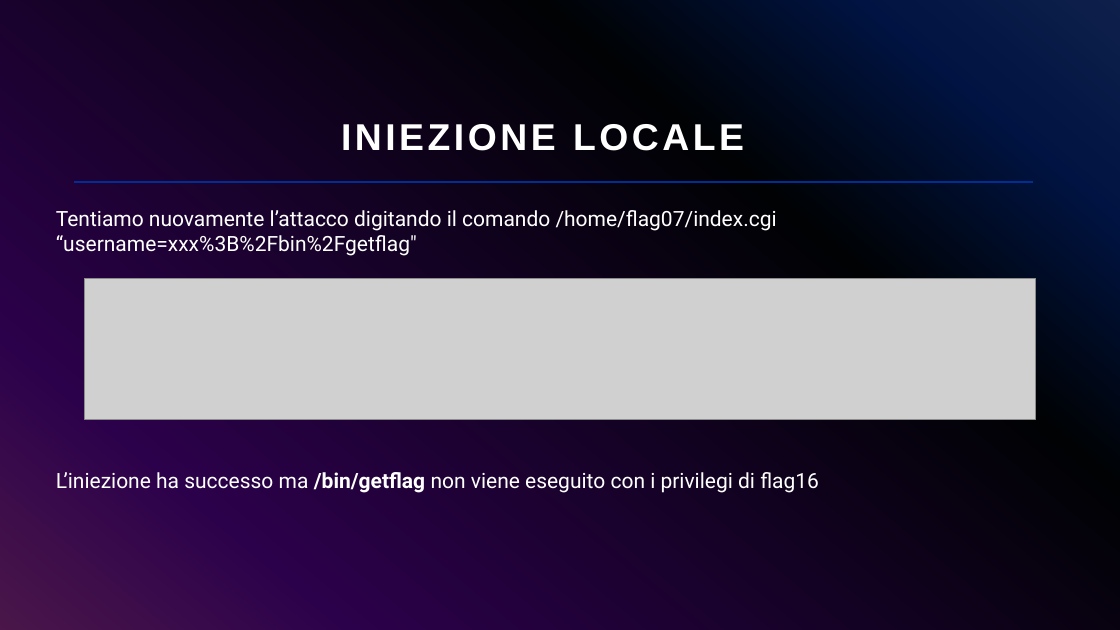
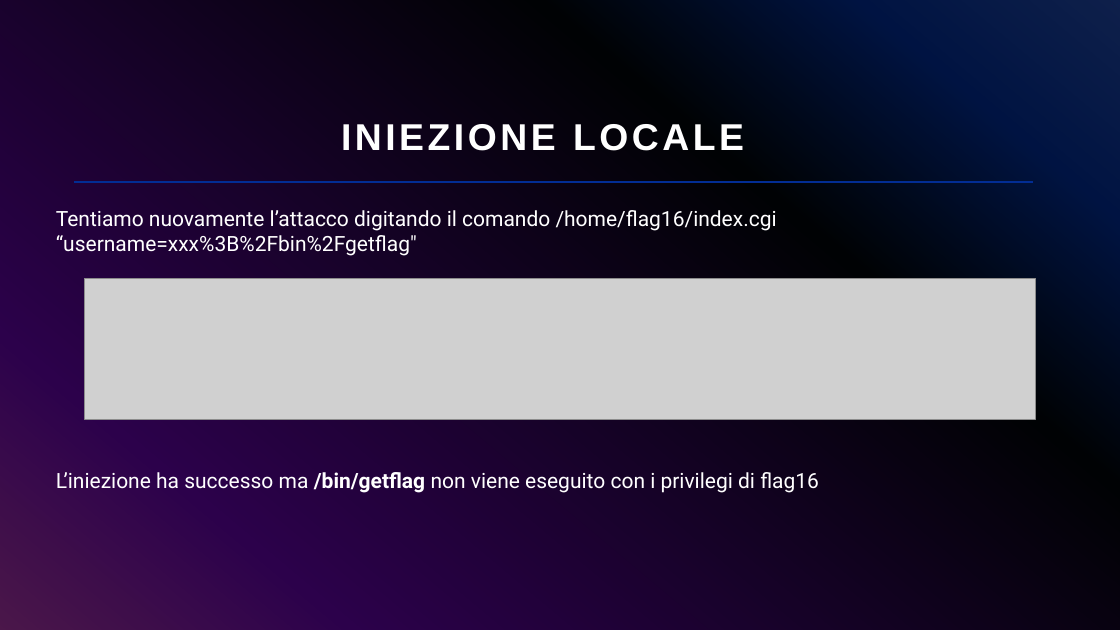
Before and after one commit to giorgiosiniscalchi/Nebula16-ITA, a slide deck: slide 16 of Presentazione Nebula16.pptx. Drawn at 1120x630 pixels with LibreOffice and Linux fonts; fonts in the diff are those of the drawing; grey boxes stand for pictures. Boxes give left, top, right and bottom in pixels: in the first picture for what was removed or moved away, otherwise in the second. Text is boxed around its words. In the diff, an @@ line names an element or a change of style, - is before the commit and + after.

```diff
--- a/Presentazione Nebula16.pptx
+++ b/Presentazione Nebula16.pptx
@@ text at (56,210,777,256): text changed @@
-Tentiamo nuovamente l’attacco digitando il comando /home/flag07/index.cgi “username=xxx%3B%2Fbin%2Fgetflag"
+Tentiamo nuovamente l’attacco digitando il comando /home/flag16/index.cgi “username=xxx%3B%2Fbin%2Fgetflag"
```
Also in this commit, not shown: 5 other slides changed.
